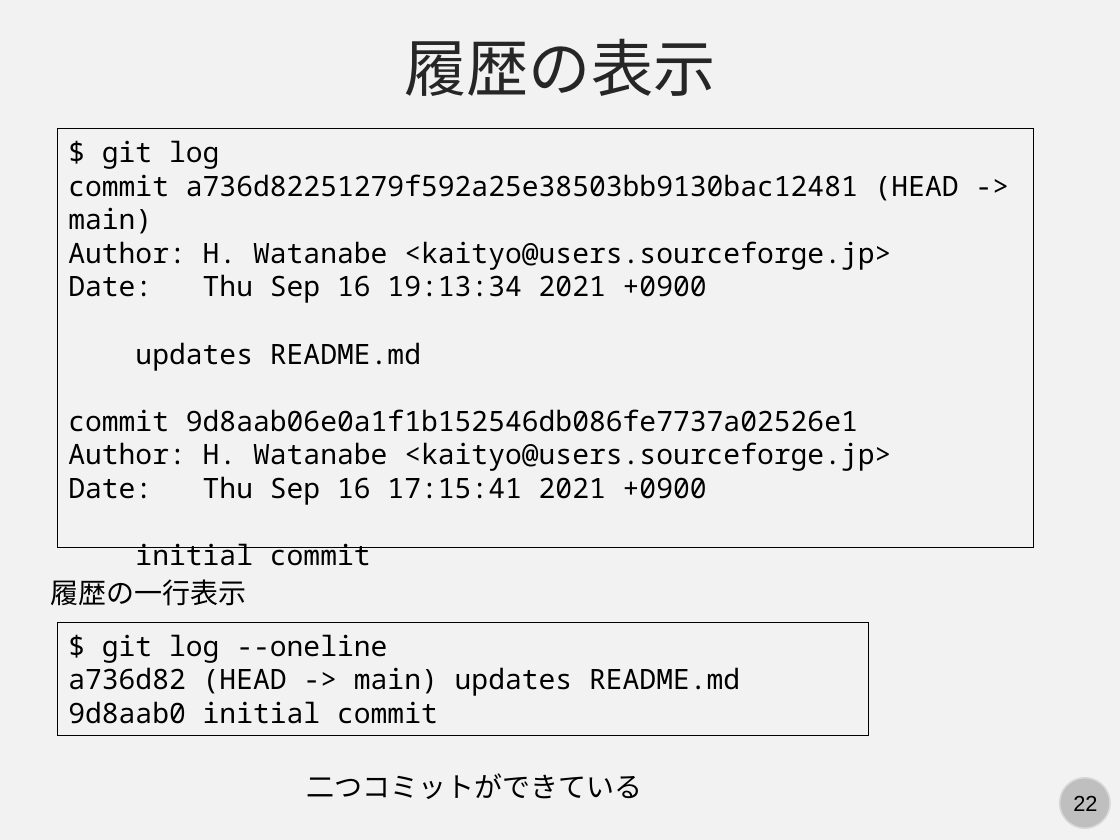
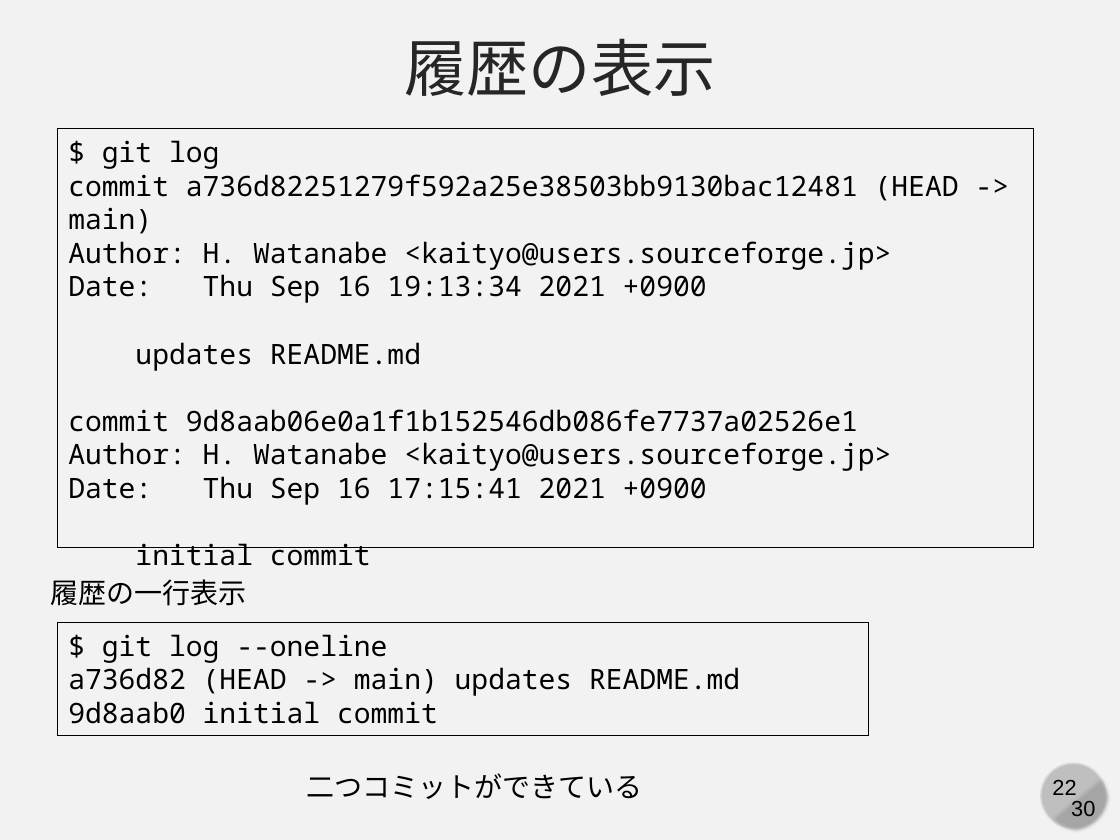
Before and after one commit to kaityo256/github, a slide deck: slide 22 of basics/fig/slide.pptx. Drawn at 1120x840 pixels with LibreOffice and Linux fonts; fonts in the diff are those of the drawing. Boxes give left, top, right and bottom in pixels: in the first picture for what was removed or moved away, otherwise in the second. Text is boxed around its words. In the diff, an @@ line names an element or a change of style, - is before the commit and + after.

```diff
--- a/basics/fig/slide.pptx
+++ b/basics/fig/slide.pptx
@@ page number: place and size @@
-page number at [1073,796,1097,811]
+page number at [1052,780,1076,795]
@@ ellipse: place and size @@
-ellipse at [1060,778,1110,829]
+ellipse at [1040,763,1105,828]
@@ chord (boxed as its full ellipse) added at [1041,762,1112,834], fill #A6A6A6 @@
@@ text added at [1071,801,1095,816], 14 pt, text #000000 @@
+30
```
Also in this commit, not shown: 29 other slides changed.
